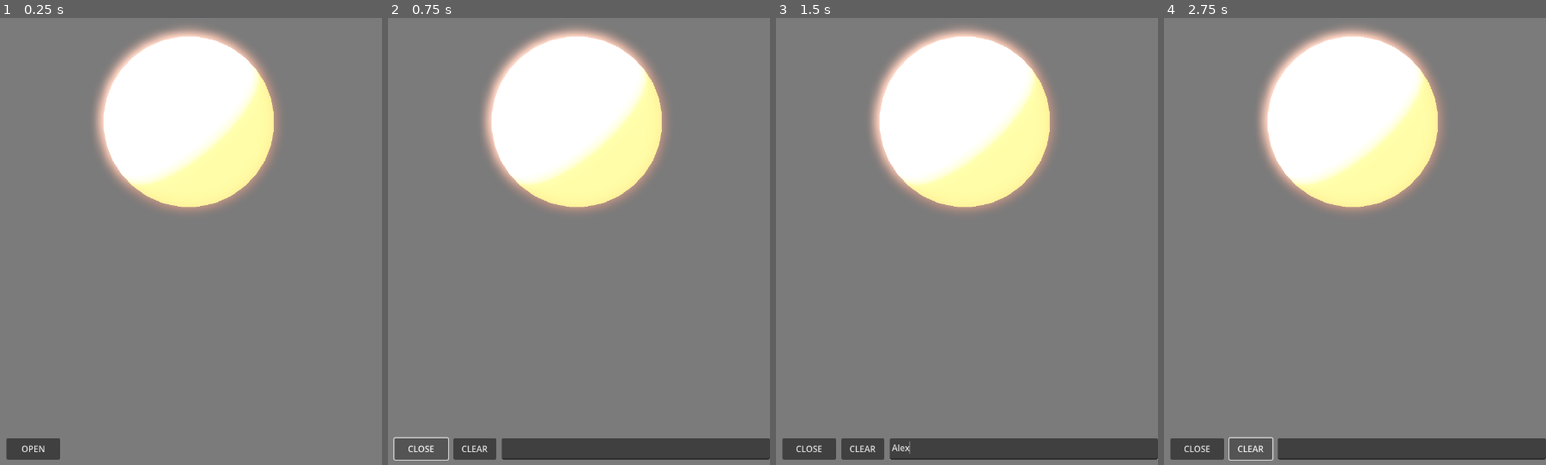
Above: before the commit, frames 1-4 (left to right).
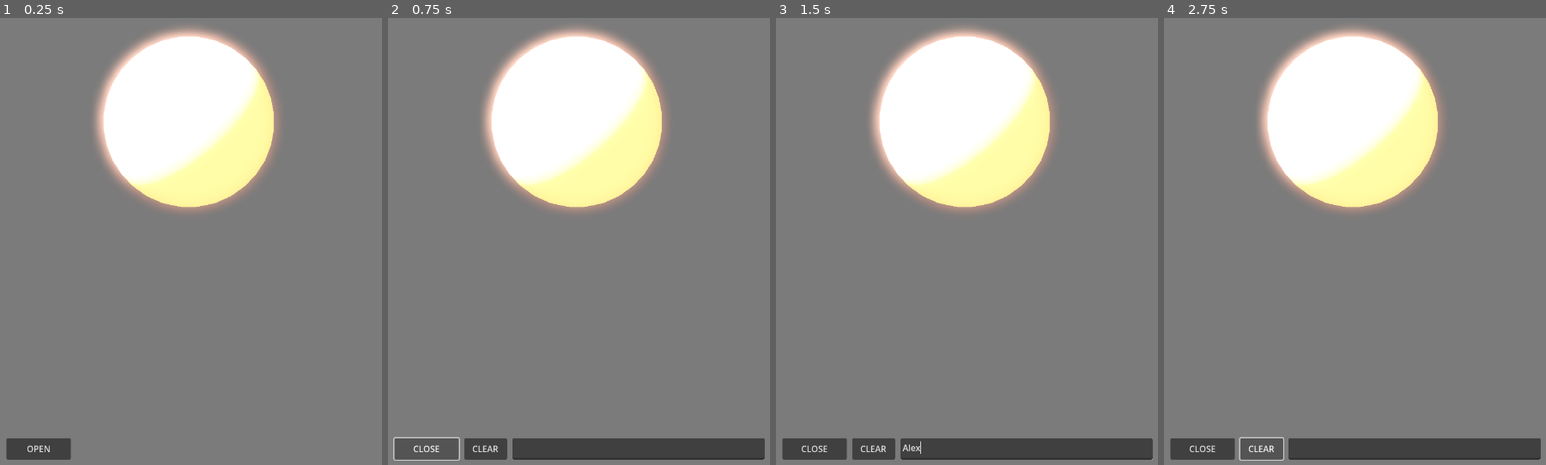
Above: after the commit, the same moments.

Repository: 0-5788719150923125/praxis
Game: Godot game, scene res://scenes/main.tscn
Two runs of this game, one before a commit and one after it. Both use one fixed random seed, a clock stepped at 60 frames per second and the inputs below.
Inputs (mouse positions are in pixels of both pictures, inside the frame that each line leads up to):
- Up to frame 1 (0.25 s): no input
- Up to frame 2 (0.75 s): click "OPEN" at 0.5 s
- Up to frame 3 (1.5 s): click (1024, 447) at 1.27 s; type "Alex" at 1.35 s
- Up to frame 4 (2.75 s): click "CLEAR" at 2 s

The runs differ from the first frame. In frame 1, 0.2% of the frame differs, in the area x 5-19%, y 94-99%; in frame 2, 0.5%; in frame 3, 0.6%, in the area x 5-100%, y 94-99%; in frame 4, 0.5%.

Commit message:
address mobile scaling

Diff:
--- a/axis/scripts/chat_interface.gd
+++ b/axis/scripts/chat_interface.gd
@@ -4,6 +4,13 @@
 var prompt_manager = PromptManager.new()
 var is_keyboard_visible: bool = false
 var initial_viewport_height: float = 0.0
+
+# UI scaling constants
+const MOBILE_SCALE_FACTOR = 2.5
+const MIN_BUTTON_HEIGHT = 70
+const MIN_INPUT_HEIGHT = 70
+const MOBILE_FONT_SIZE = 24
+const DESKTOP_FONT_SIZE = 16
 
 @onready var ui_root = $UIRoot
 @onready var scroll_container = $UIRoot/ScrollContainer
@@ -22,7 +29,7 @@
 	_initialize_components()
 	_setup_signals()
 	_setup_layout()
-	# Start with chat interface hidden
+	_apply_platform_scaling()
 	hide_chat_interface()
 
 func _initialize_components():
@@ -30,6 +37,121 @@
 	input_field.wrap_mode = TextEdit.LINE_WRAPPING_BOUNDARY
 	input_field.scroll_fit_content_height = true
 	background_touch.mouse_filter = Control.MOUSE_FILTER_STOP
+
+func _setup_layout():
+	var is_mobile = OS.has_feature("mobile")
+	var base_button_height = MIN_BUTTON_HEIGHT if is_mobile else 40
+	var base_input_margin = 20 if is_mobile else 10
+
+	# Store these as instance variables for use in _update_input_position
+	self.base_button_height = base_button_height
+	self.base_input_margin = base_input_margin
+
+	_update_layout_positions(base_button_height, base_input_margin)
+
+func _update_layout_positions(button_height: int, input_margin: int, keyboard_offset: int = 0):
+	var is_mobile = OS.has_feature("mobile")
+
+	# Adjust toggle button positioning
+	toggle_button.offset_left = 20
+	toggle_button.offset_top = -button_height - input_margin - keyboard_offset
+	toggle_button.offset_right = 20 + (180 if is_mobile else 120)
+	toggle_button.offset_bottom = -input_margin - keyboard_offset
+
+	# Adjust input container positioning
+	input_container.offset_left = toggle_button.offset_right + (20 if is_mobile else 10)
+	input_container.offset_top = -button_height - input_margin - keyboard_offset
+	input_container.offset_right = -input_margin
+	input_container.offset_bottom = -input_margin - keyboard_offset
+
+	# Adjust scroll container
+	scroll_container.offset_bottom = -(button_height + input_margin * 2) - keyboard_offset
+
+func _apply_platform_scaling():
+	var is_mobile = OS.has_feature("mobile")
+	var font_size = MOBILE_FONT_SIZE if is_mobile else DESKTOP_FONT_SIZE
+
+	if is_mobile:
+		# Set minimum sizes for buttons
+		toggle_button.custom_minimum_size.y = MIN_BUTTON_HEIGHT
+		clear_button.custom_minimum_size.y = MIN_BUTTON_HEIGHT
+		input_field.custom_minimum_size.y = MIN_INPUT_HEIGHT
+
+		# Make buttons wider
+		toggle_button.custom_minimum_size.x = 180
+		clear_button.custom_minimum_size.x = 120
+
+		# Increase spacing
+		input_container.add_theme_constant_override("separation", 20)
+
+	# Create a theme for text scaling
+	var theme = Theme.new()
+	theme.set_default_font_size(font_size)
+
+	# Apply theme to input field
+	input_field.theme = theme
+
+	# Update font sizes for all UI elements
+	_update_font_size(toggle_button, font_size)
+	_update_font_size(clear_button, font_size)
+	_update_font_size(input_field, font_size)
+
+	# Scale any additional text elements
+	_scale_all_text_elements(ui_root, font_size)
+
+func _scale_all_text_elements(node: Node, font_size: int):
+	for child in node.get_children():
+		if child is Control:
+			_update_font_size(child, font_size)
+
+		if child.get_child_count() > 0:
+			_scale_all_text_elements(child, font_size)
+
+func _update_font_size(control: Control, size: int):
+	# Create a theme for consistent text scaling
+	var theme = Theme.new()
+	theme.set_default_font_size(size)
+
+	if control is Button:
+		control.add_theme_font_size_override("font_size", size)
+		control.theme = theme
+	elif control is TextEdit:
+		control.add_theme_font_size_override("font_size", size)
+		control.theme = theme
+	elif control is Label:
+		control.add_theme_font_size_override("font_size", size)
+		control.theme = theme
+
+func _update_message_sizes():
+	var is_mobile = OS.has_feature("mobile")
+	var font_size = MOBILE_FONT_SIZE if is_mobile else DESKTOP_FONT_SIZE
+
+	for message in message_container.get_children():
+		if message.has_method("set_message"):
+			var label = message.get_node_or_null("MarginContainer/Label")
+			if label:
+				_update_font_size(label, font_size)
+
+func _update_input_position(keyboard_visible: bool):
+	var offset = KEYBOARD_OFFSET if keyboard_visible and OS.has_feature("mobile") else 0
+	_update_layout_positions(base_button_height, base_input_margin, offset)
+
+# Variables to store layout values
+var base_button_height: int
+var base_input_margin: int
+
+func add_message(text: String, is_user: bool):
+	var message = message_scene.instantiate()
+	message_container.add_child(message)
+
+	# Apply font scaling before setting the message
+	var font_size = MOBILE_FONT_SIZE if OS.has_feature("mobile") else DESKTOP_FONT_SIZE
+	if message.get_node_or_null("MarginContainer/Label"):
+		_update_font_size(message.get_node("MarginContainer/Label"), font_size)
+
+	message.set_message(text, is_user)
+	await get_tree().process_frame
+	scroll_container.scroll_vertical = scroll_container.get_v_scroll_bar().max_value
 
 func _setup_signals():
 	http_request.request_completed.connect(_on_request_completed)
@@ -85,15 +207,6 @@
 	_setup_layout()
 	_update_message_sizes()
 
-func _setup_layout():
-	_update_input_position(is_keyboard_visible)
-
-func _update_input_position(keyboard_visible: bool):
-	var offset = KEYBOARD_OFFSET if keyboard_visible and OS.has_feature("mobile") else 0
-	input_container.offset_top = -50 - offset
-	input_container.offset_bottom = -INPUT_MARGIN - offset
-	scroll_container.offset_bottom = -(50 + INPUT_MARGIN) - offset
-
 func _on_focus_entered() -> void:
 	is_keyboard_visible = true
 	if OS.has_feature("mobile"):
@@ -107,13 +220,6 @@
 	elif event is InputEventScreenTouch and event.pressed:
 		input_field.release_focus()
 		get_viewport().set_input_as_handled()
-
-func _update_message_sizes():
-	var max_width = min(get_viewport().size.x - 40, 600)  # 20px padding on each side
-	for message in message_container.get_children():
-		if message.has_method("set_message"):
-			message.custom_minimum_size.x = max_width
-			message.size.x = max_width
 
 func _notification(what: int) -> void:
 	match what:
@@ -140,13 +246,6 @@
 		input_field.text = ""
 		if is_keyboard_visible:
 			input_field.release_focus()
-
-func add_message(text: String, is_user: bool):
-	var message = message_scene.instantiate()
-	message_container.add_child(message)
-	message.set_message(text, is_user)
-	await get_tree().process_frame
-	scroll_container.scroll_vertical = scroll_container.get_v_scroll_bar().max_value
 
 func send_to_api(messages: Array):
 	var body = JSON.stringify({
--- a/axis/scripts/message.gd
+++ b/axis/scripts/message.gd
@@ -1,4 +1,3 @@
-# message.gd
 extends PanelContainer
 
 @onready var label = $MarginContainer/Label
@@ -9,29 +8,31 @@
 
 	# Enable text wrapping
 	label.autowrap_mode = TextServer.AUTOWRAP_WORD_SMART
-	label.custom_minimum_size.x = 100  # Minimum width to prevent too narrow wrapping
+
+	# Adjust base sizing for mobile
+	var is_mobile = OS.has_feature("mobile")
+	var base_margin = 20 if is_mobile else 10
+	var max_width = get_viewport().size.x * (0.9 if is_mobile else 0.8)
+	max_width = min(max_width, 800 if is_mobile else 600)  # Larger max width on mobile
 
 	if is_user:
-		self_modulate = Color("e3f2fd")  # Light blue for user
-		# Align to right
-		size_flags_horizontal = Control.SIZE_SHRINK_END  # Makes container only as wide as needed
-		custom_minimum_size.x = min(get_viewport().size.x * 0.8, 600)  # Max width of 80% of viewport or 600px
-
-		# Right-align the text itself
+		self_modulate = Color("e3f2fd")
+		size_flags_horizontal = Control.SIZE_SHRINK_END
+		custom_minimum_size.x = max_width
 		label.horizontal_alignment = HORIZONTAL_ALIGNMENT_RIGHT
 
-		# Optionally, adjust margins for better visual alignment
-		margin_container.add_theme_constant_override("margin_left", 20)
-		margin_container.add_theme_constant_override("margin_right", 10)
+		# Adjusted margins for mobile
+		margin_container.add_theme_constant_override("margin_left", base_margin * 2)
+		margin_container.add_theme_constant_override("margin_right", base_margin)
 	else:
-		self_modulate = Color("f5f5f5")  # Light grey for assistant
-		# Align to left
+		self_modulate = Color("f5f5f5")
 		size_flags_horizontal = Control.SIZE_SHRINK_BEGIN
-		custom_minimum_size.x = min(get_viewport().size.x * 0.8, 600)  # Max width of 80% of viewport or 600px
-
-		# Left-align the text
+		custom_minimum_size.x = max_width
 		label.horizontal_alignment = HORIZONTAL_ALIGNMENT_LEFT
 
-		# Reset margins to default
-		margin_container.add_theme_constant_override("margin_left", 10)
-		margin_container.add_theme_constant_override("margin_right", 20)
+		# Adjusted margins for mobile
+		margin_container.add_theme_constant_override("margin_left", base_margin)
+		margin_container.add_theme_constant_override("margin_right", base_margin * 2)
+
+	# Set minimum width to prevent overly narrow messages
+	label.custom_minimum_size.x = 150 if is_mobile else 100
